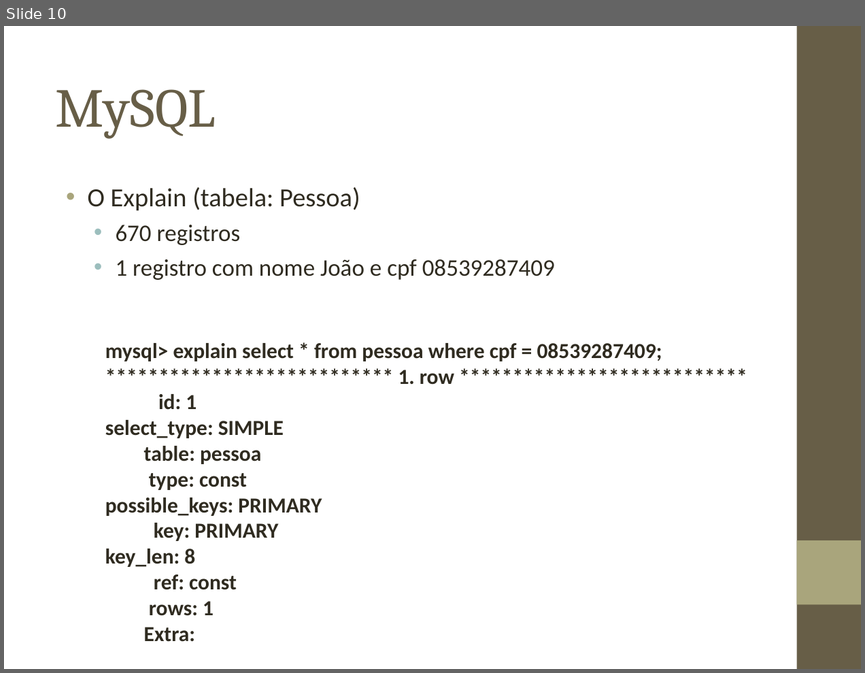
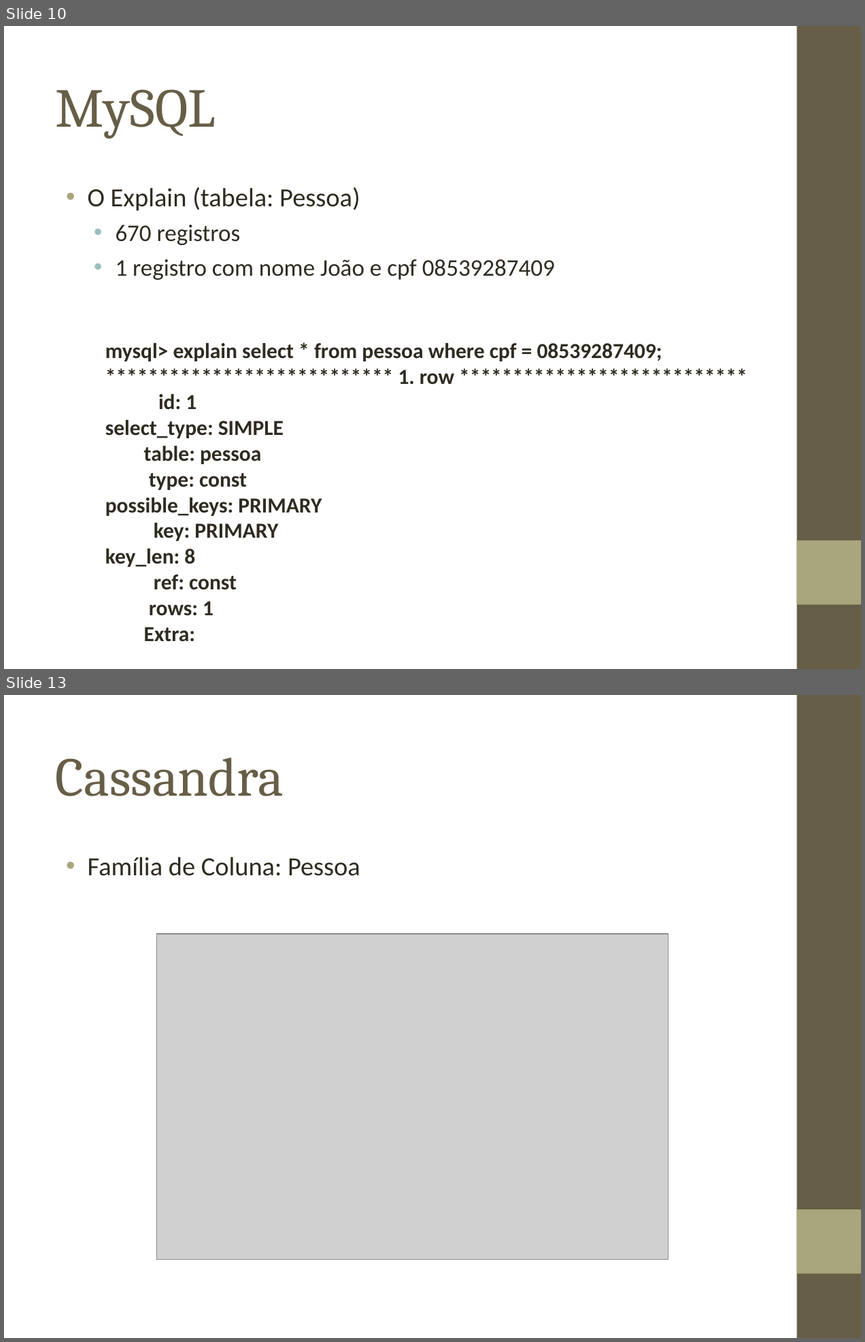
Before and after one commit to biacpaixao/Projeto_Final, a slide deck: apresentacao_projeto_final.ppt. Shown one above the other, each under a label of ours: slide 10 before the commit, slides 10 and 13 after it; the slides between them are not shown. The pictures are 865x673 and 865x1342 pixels, drawn with LibreOffice and Linux fonts; fonts in the diff are those of the drawing; grey boxes stand for pictures; background and template pictures are left out. Boxes give left, top, right and bottom in pixels: in the first picture for what was removed or moved away, otherwise in the second. Text is boxed around its words. In the diff, an @@ line names an element or a change of style, - is before the commit and + after.

```diff
--- a/apresentacao_projeto_final.ppt
+++ b/apresentacao_projeto_final.ppt
@@ slide 13 added at box(4, 695, 861, 1338), background picture (left out); not listed: 2 template elements that a slide beside it also shows @@
@@ title added at box(56, 758, 283, 796), 46 pt, text #675E47 @@
+Cassandra
@@ text added at box(88, 857, 360, 876), 22 pt, text #2F2B20 @@
+• Família de Coluna: Pessoa
@@ picture added at box(156, 934, 668, 1259) @@
```
Also in this commit, not shown: 13 slides changed, 3 other slides added, 1 slide removed, 2 other files.
